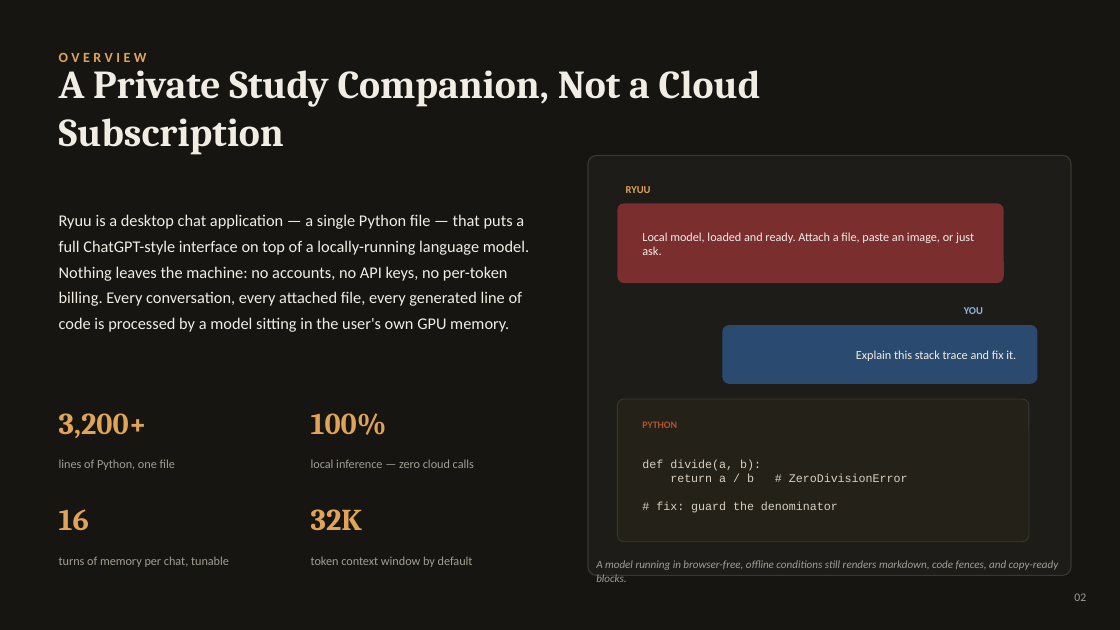
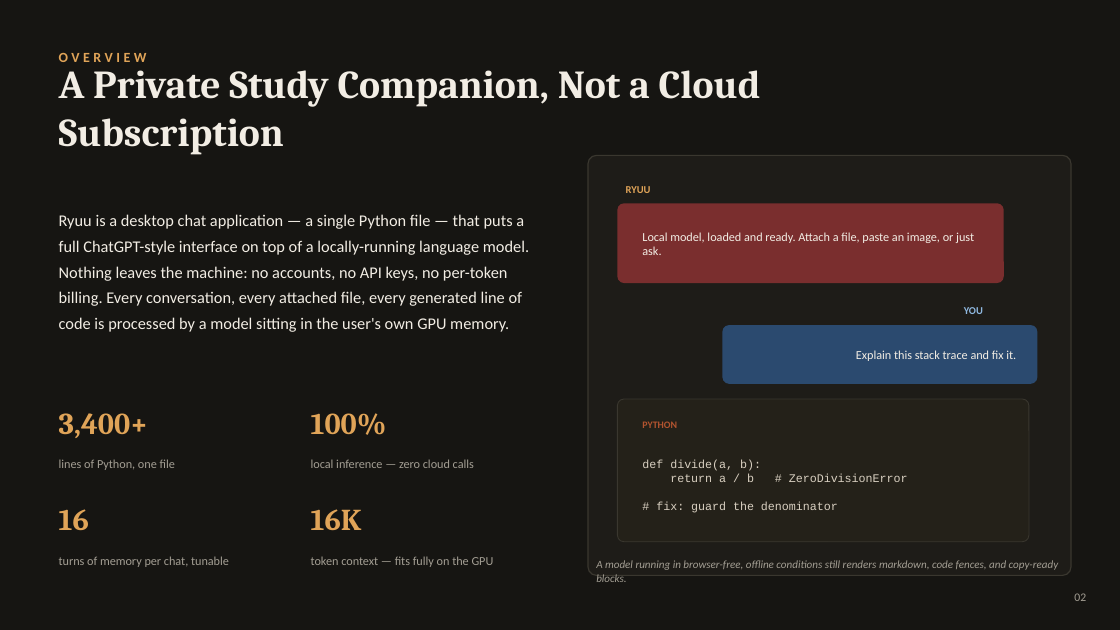
Before and after one commit to Adithya210207/ryuu-explainer-ai, a slide deck: slide 2 of Ryuu_Documentary.pptx. Drawn at 1120x630 pixels with LibreOffice and Linux fonts; fonts in the diff are those of the drawing. Boxes give left, top, right and bottom in pixels: in the first picture for what was removed or moved away, otherwise in the second. Text is boxed around its words. In the diff, an @@ line names an element or a change of style, - is before the commit and + after.

```diff
--- a/Ryuu_Documentary.pptx
+++ b/Ryuu_Documentary.pptx
@@ text at bbox=[59, 413, 148, 438]: text changed @@
-3,200+
+3,400+
@@ text at bbox=[311, 509, 362, 530]: text changed @@
-32K
+16K
@@ text at bbox=[311, 556, 494, 567]: text changed @@
-token context window by default
+token context — fits fully on the GPU
```
Also in this commit, not shown: 10 other slides changed, 2 other files.
